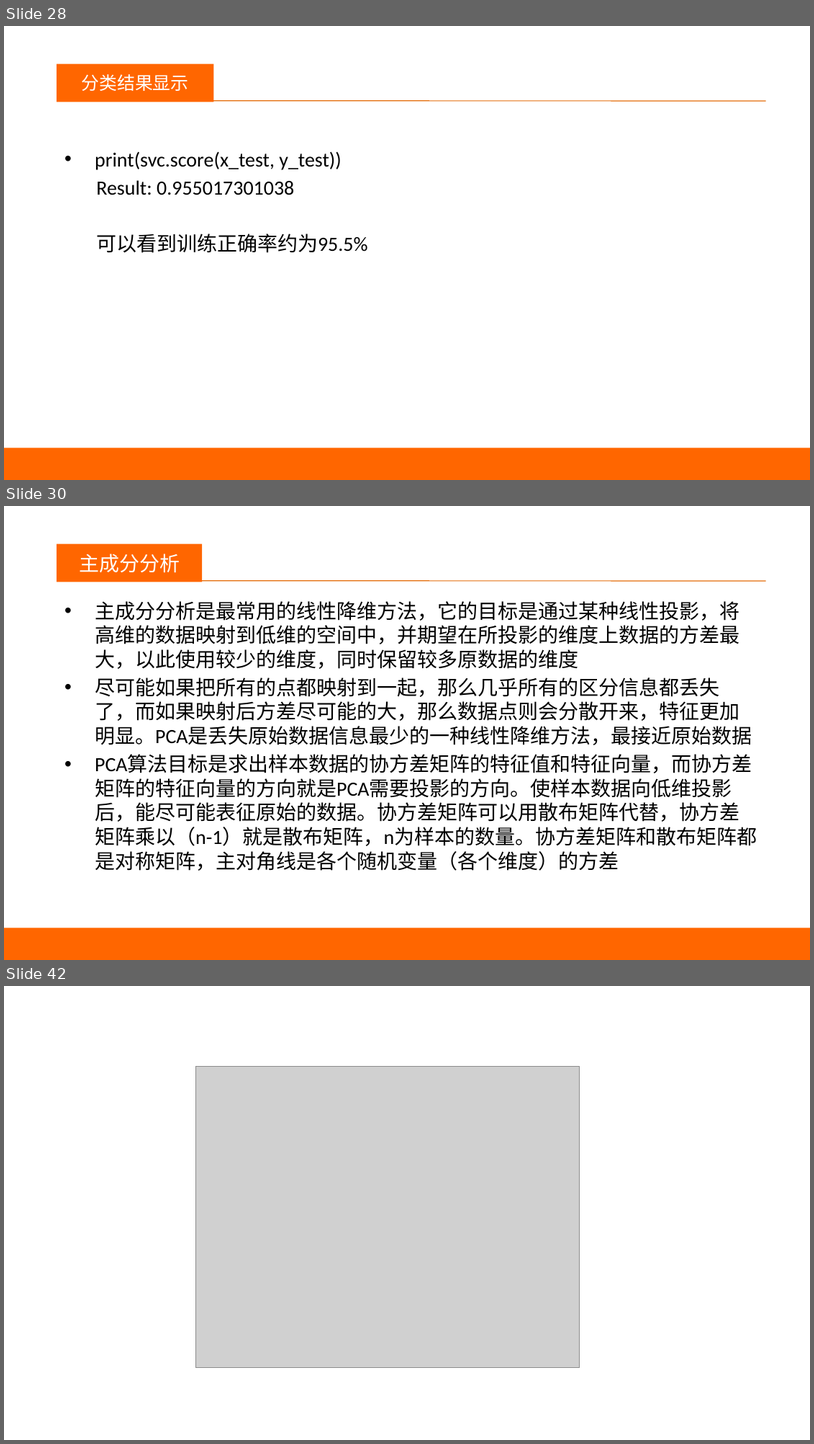
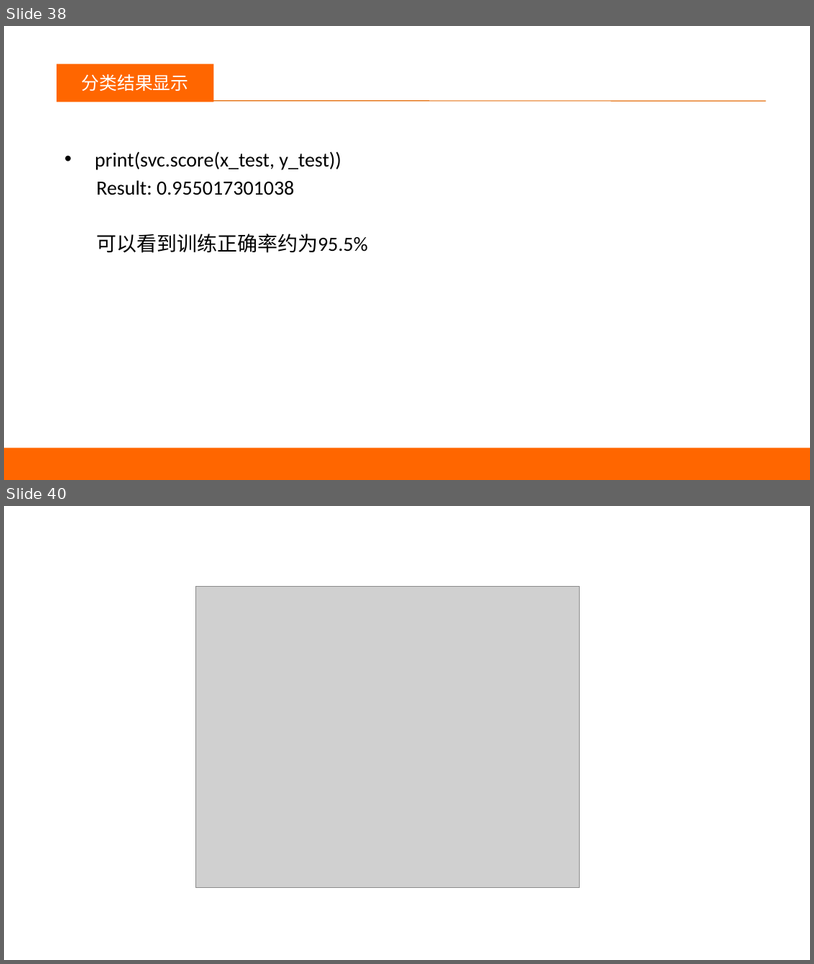
Before and after one commit to happyfaye/AIforJmuNet, a slide deck: 教学资料/机器学习/机器学习-SVM.pptx. Shown one above the other, each under a label of ours: slides 28, 30 and 42 before the commit, slides 38 and 40 after it; the slides between them are not shown. The pictures are 814x1444 and 814x964 pixels, drawn with LibreOffice and Linux fonts; fonts in the diff are those of the drawing; grey boxes stand for pictures. Boxes give left, top, right and bottom in pixels: in the first picture for what was removed or moved away, otherwise in the second. Text is boxed around its words. In the diff, an @@ line names an element or a change of style, - is before the commit and + after.

```diff
--- a/教学资料/机器学习/机器学习-SVM.pptx
+++ b/教学资料/机器学习/机器学习-SVM.pptx
@@ slide 30 removed at bbox=[4, 506, 810, 960], background #FFFFFF @@
@@ rectangle removed at bbox=[57, 544, 201, 582] @@
-主成分分析
@@ text removed at bbox=[65, 554, 119, 572] @@
-议程
@@ line removed from (70, 581) to (766, 581) @@
@@ text removed at bbox=[95, 601, 757, 870] @@
-• 主成分分析是最常用的线性降维方法，它的目标是通过某种线性投影，将高维的数据映射到低维的空间中，并期望在所投影的维度上数据的方差最大，以此使用较少的维度，同时保留较多原数据的维度
-• 尽可能如果把所有的点都映射到一起，那么几乎所有的区分信息都丢失了，而如果映射后方差尽可能的大，那么数据点则会分散开来，特征更加明显。PCA是丢失原始数据信息最少的一种线性降维方法，最接近原始数据
-• PCA算法目标是求出样本数据的协方差矩阵的特征值和特征向量，而协方差矩阵的特征向量的方向就是PCA需要投影的方向。使样本数据向低维投影后，能尽可能表征原始的数据。协方差矩阵可以用散布矩阵代替，协方差矩阵乘以（n-1）就是散布矩阵，n为样本的数量。协方差矩阵和散布矩阵都是对称矩阵，主对角线是各个随机变量（各个维度）的方差
@@ rectangle removed at bbox=[4, 928, 810, 960] @@
@@ what was slide 28 is now slide 38 @@
@@ what was slide 42 is now slide 40 @@
```
Also in this commit, not shown: 4 slides changed, 10 slides added, 11 other slides removed, 39 other files.
